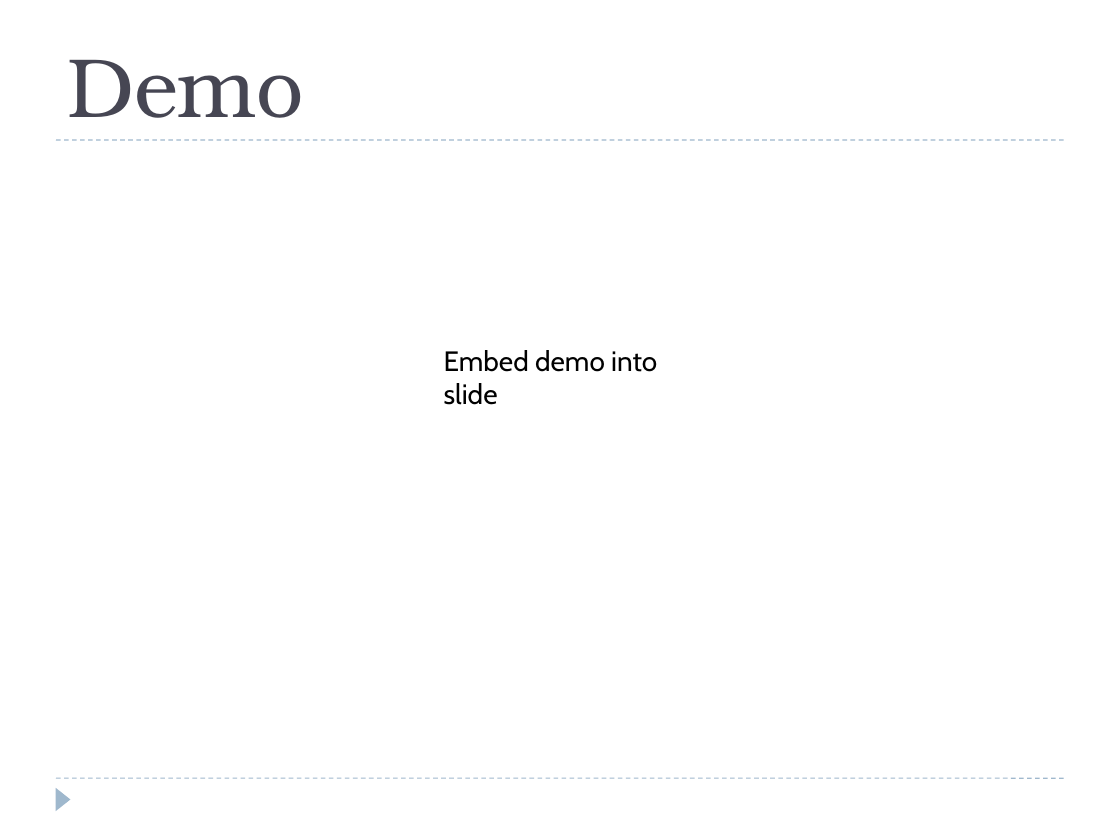
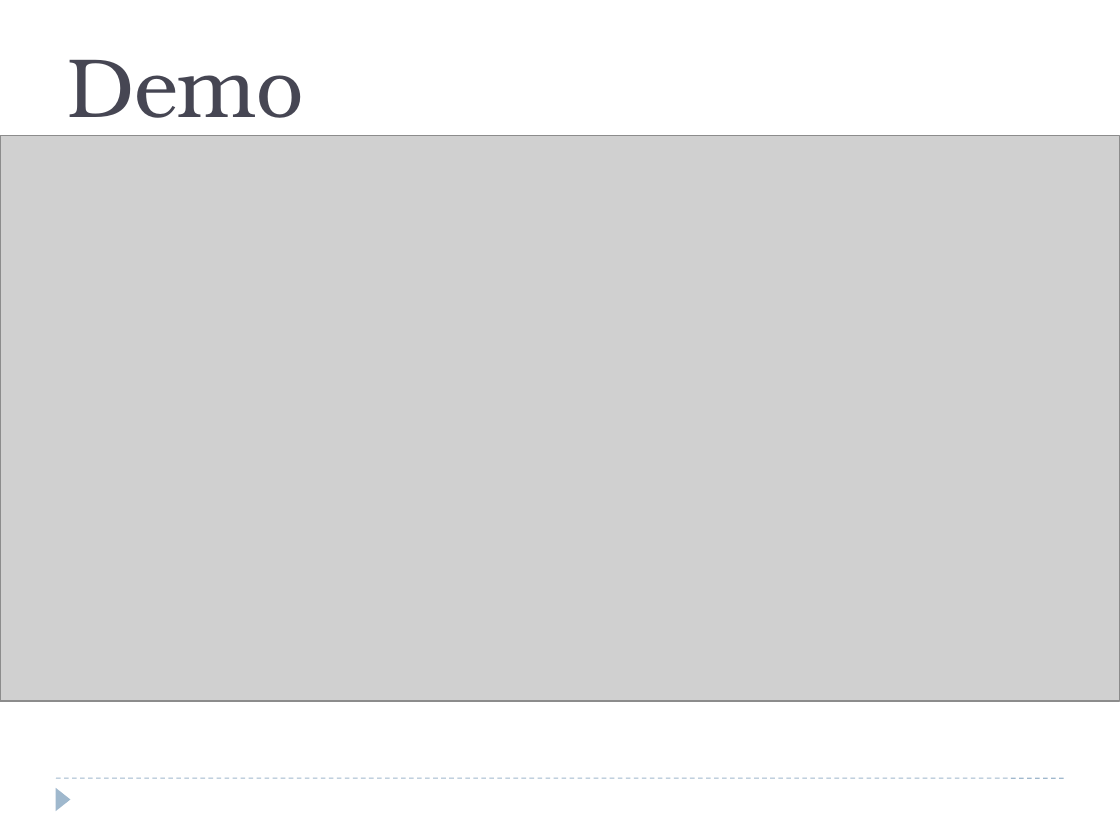
Before and after one commit to OnyxSpartanII/JudgeFrog, a slide deck: slide 15 of documentation/Project/NT_Presentation.pptx. Drawn at 1120x840 pixels with LibreOffice and Linux fonts; fonts in the diff are those of the drawing; grey boxes stand for pictures. Boxes give left, top, right and bottom in pixels: in the first picture for what was removed or moved away, otherwise in the second. Text is boxed around its words. In the diff, an @@ line names an element or a change of style, - is before the commit and + after.

```diff
--- a/documentation/Project/NT_Presentation.pptx
+++ b/documentation/Project/NT_Presentation.pptx
@@ picture added at (0, 136, 1120, 701) @@
@@ line removed from (56, 140) to (1064, 140) @@
@@ text removed at (444, 350, 657, 405) @@
-Embed demo into slide
```
Also in this commit, not shown: 2 other slides changed.
